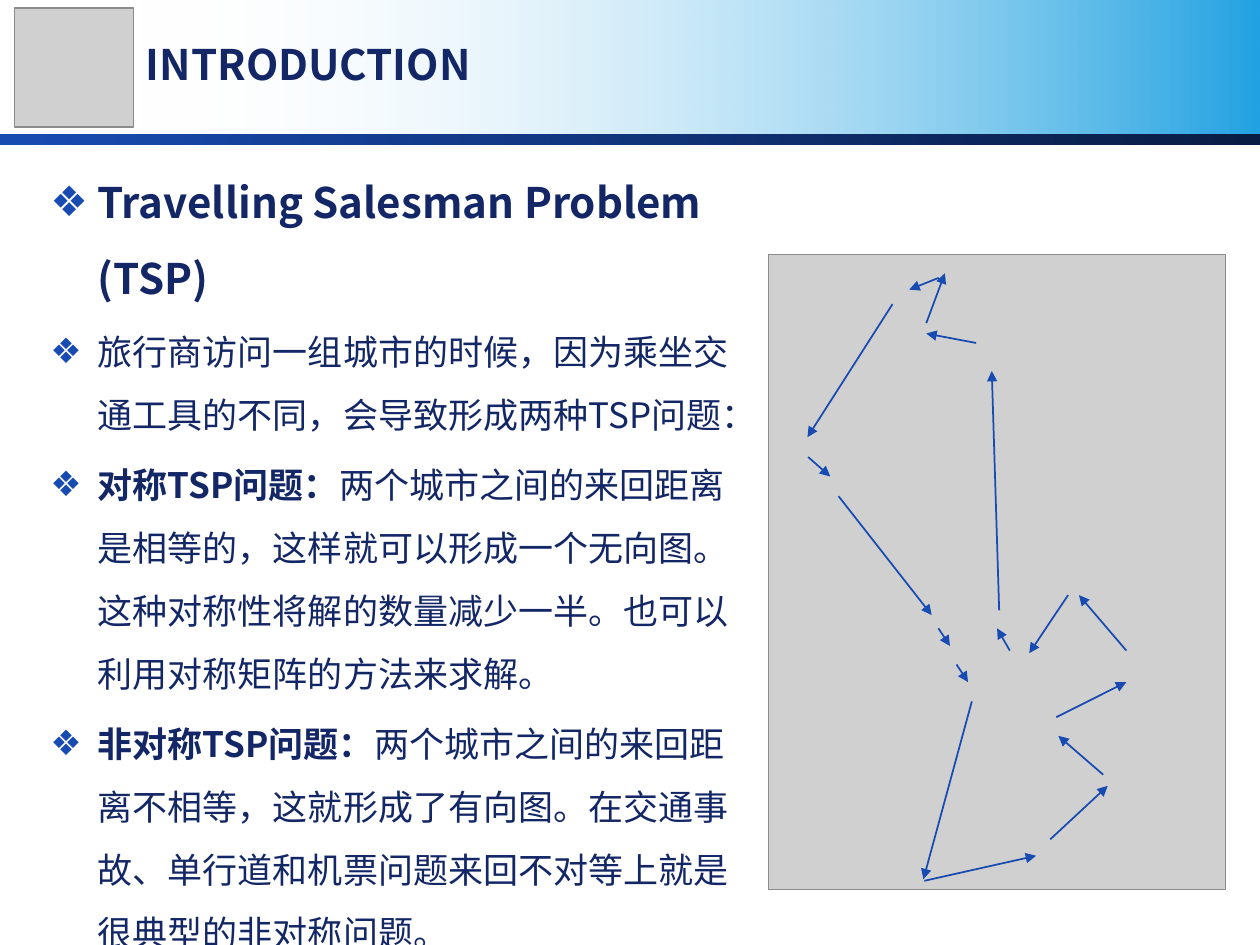
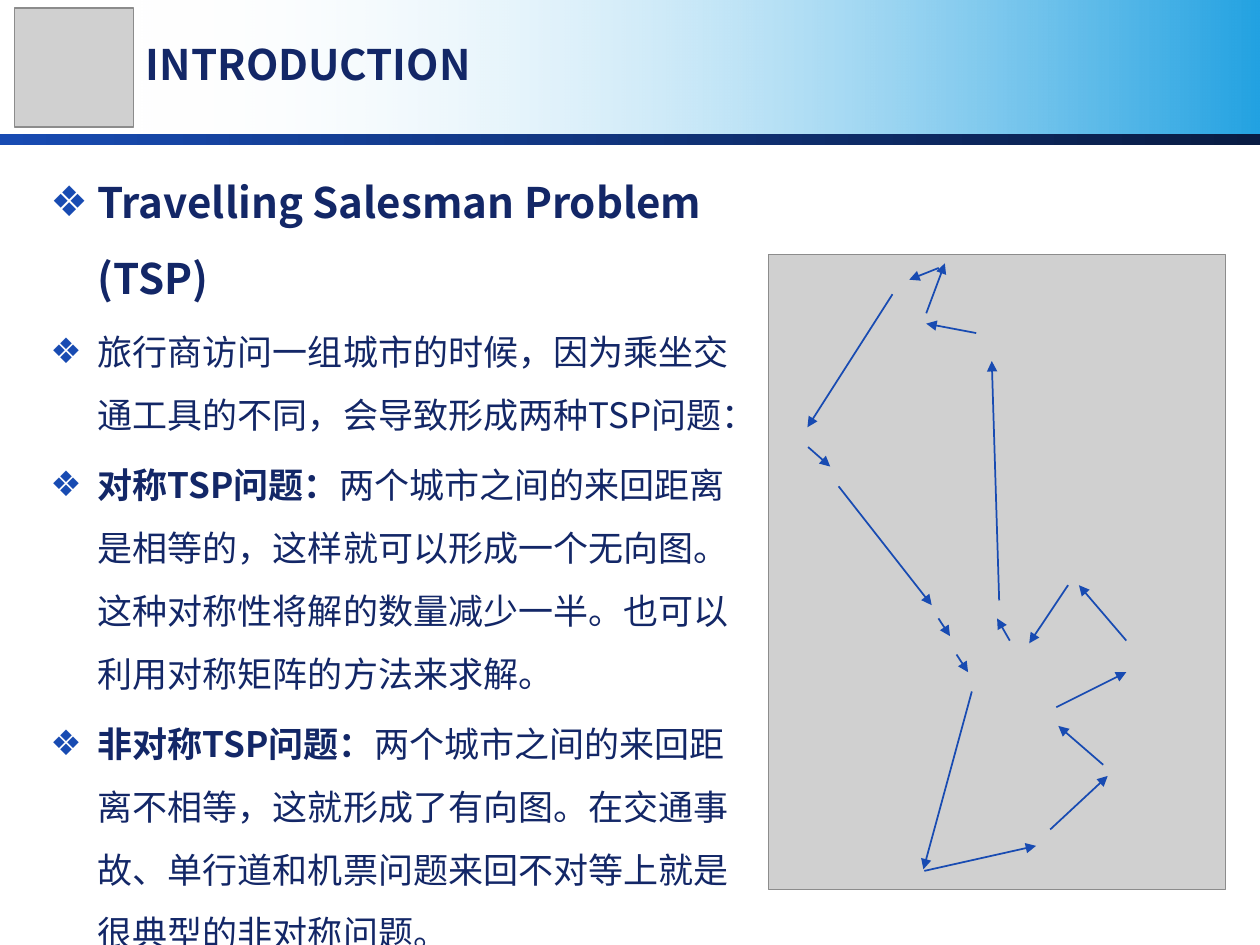
Before and after one commit to MirrichWangD/MUST, a slide deck: slide 4 of 優化方法基礎/presentation/presentation.pptx. Drawn at 1260x945 pixels with LibreOffice and Linux fonts; fonts in the diff are those of the drawing; grey boxes stand for pictures; background and template pictures are left out. Boxes give left, top, right and bottom in pixels: in the first picture for what was removed or moved away, otherwise in the second. Text is boxed around its words. In the diff, an @@ line names an element or a change of style, - is before the commit and + after.

```diff
--- a/優化方法基礎/presentation/presentation.pptx
+++ b/優化方法基礎/presentation/presentation.pptx
@@ 17 arrows: place and size @@
-17 arrows at (808,273,1126,881)
+17 arrows at (808,263,1126,871)
```
Also in this commit, not shown: 1 other slide changed, 1 slide added, 2 other files.
